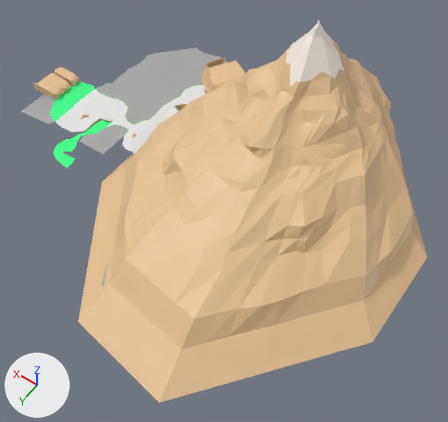
The Blender file TresFabulasGeniales/Assets/Modelos/Entorno/segundaHistoria/escena2/montaña 1.blend, before and after one commit.
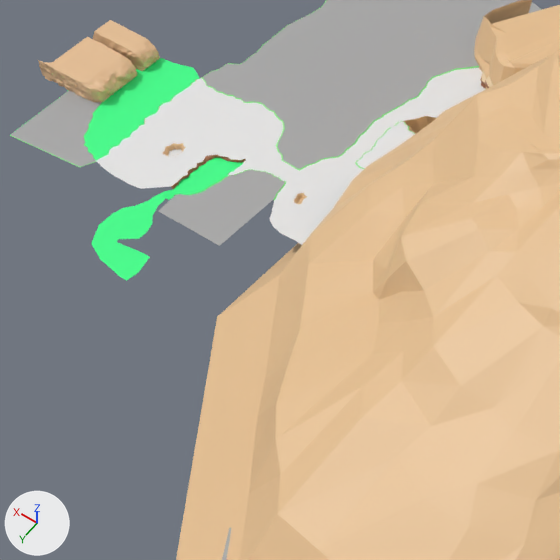
Each version is shown whole from a 50 mm lens placed at (-281.0, 589.0, 464.0), pointed at (19.0, 169.0, -196.0), then close up on the part from 4% to 53% of the width and 14% to 66% of the height. Every picture has the same lights, and +X, +Y and +Z are marked at lower left.
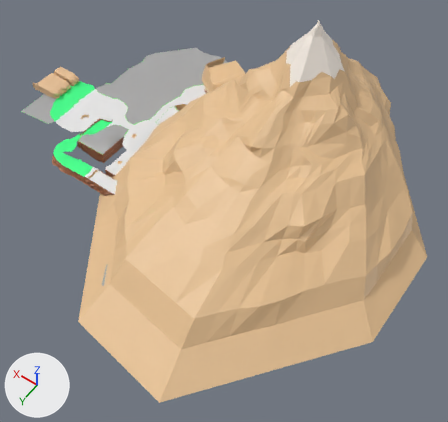
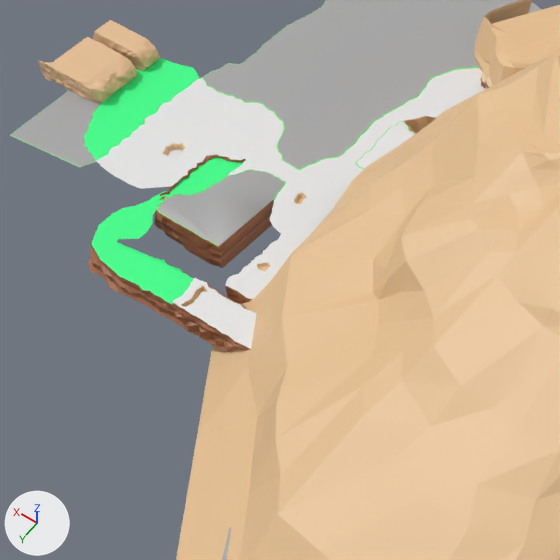
Boxes [x1, y1, x2, y2] around the edits, measured in the close-ups (560 x 560 px):
part 1 of me_cylinder, built on: before [120, 172, 378, 481]; after [53, 0, 520, 481]

What the commit changed:
me_cylinder is used by ob_cylinder; location (0.0, 0.0, 0.0).
me_cylinder had 10433 vertices, 9943 faces and spanned x -232.0..430.0, y -208.0..416.0, z -252.0..16.0.
me_cylinder now has 13447 vertices, 12796 faces and spans x -232.0..430.0, y -208.0..416.0, z -252.0..16.0.
me_cylinder part 1: 6 vertices moved from x 138.0..175.0, y 174.0..236.0, z -209.0..-184.0 to x 151.0..188.0, y 174.0..236.0, z -209.0..-184.0; 14 vertices removed from x 212.0..290.0, y 148.0..222.0, z -214.0..-212.0; 3028 vertices added at x 119.0..421.0, y -109.0..229.0, z -237.0..-202.0.
